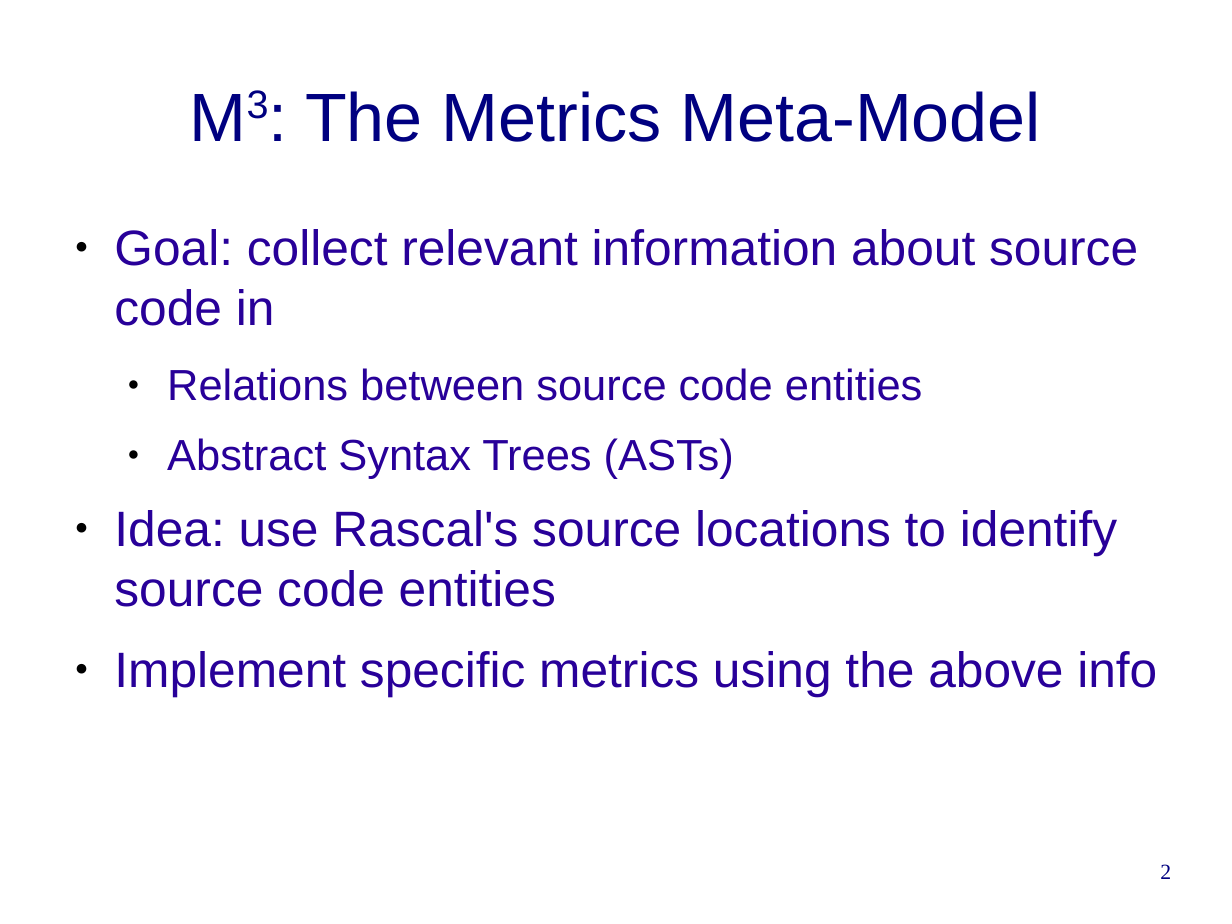
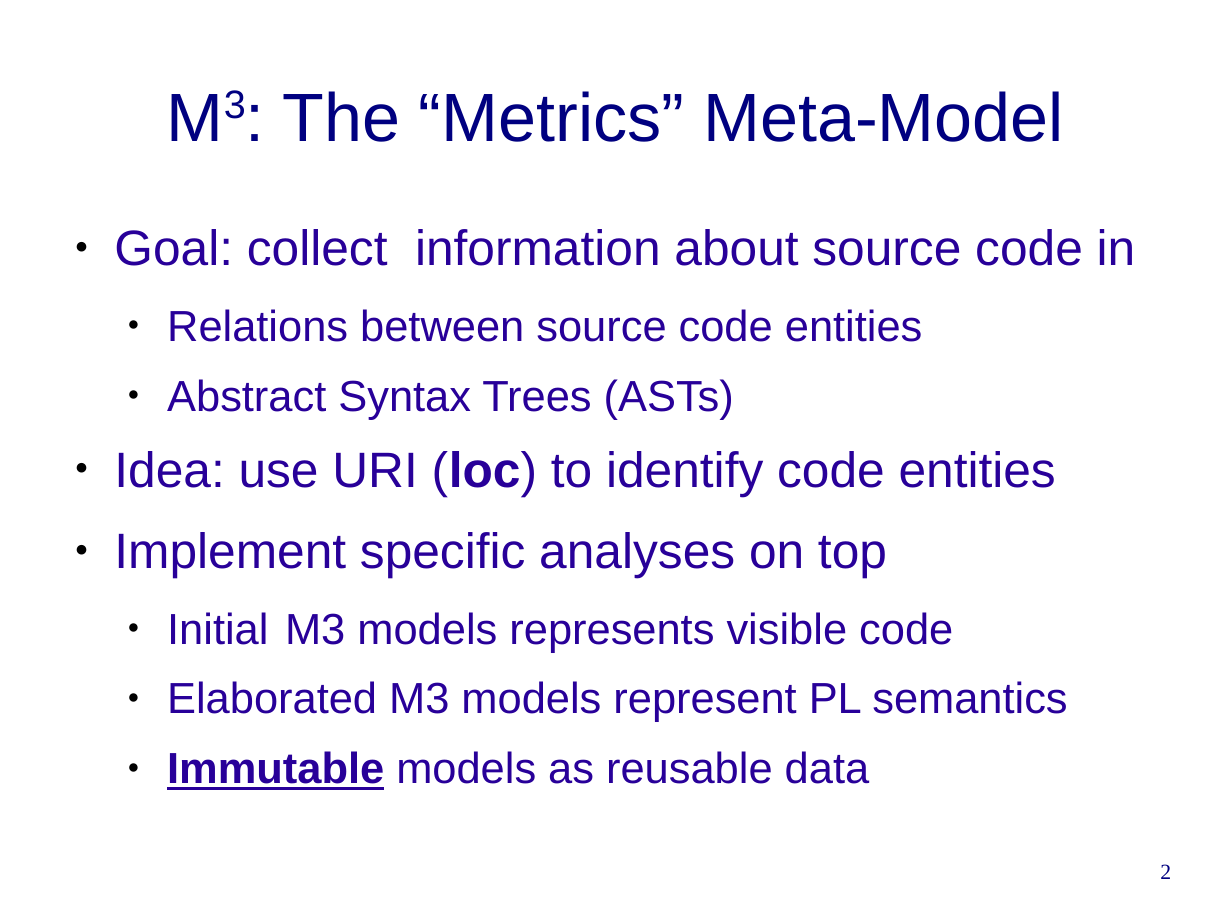
Before and after one commit to cwi-swat/rascal-course-pldi-2015, a slide deck: slide 2 of presentations/M3-overview.odp. Drawn at 1232x924 pixels with LibreOffice and Linux fonts; fonts in the diff are those of the drawing; background and template pictures are left out. Boxes give left, top, right and bottom in pixels: in the first picture for what was removed or moved away, otherwise in the second. Text is boxed around its words. In the diff, an @@ line names an element or a change of style, - is before the commit and + after.

Commit message:
slides

```diff
--- a/presentations/M3-overview.odp
+++ b/presentations/M3-overview.odp
@@ title at box(282, 91, 1063, 142): text changed @@
-M3: The Metrics Meta-Model
+M3: The “Metrics” Meta-Model
@@ text at box(114, 229, 1136, 266): text changed @@
-● Goal: collect relevant information about source code in
+● Goal: collect information about source code in
@@ text at box(114, 451, 1067, 790): text changed; size 32 to 28 pt @@
-● Idea: use Rascal's source locations to identify source code entities
-● Implement specific metrics using the above info
+● Idea: use URI (loc) to identify code entities
+● Implement specific analyses on top
+  ● Initial M3 models represents visible code
+  ● Elaborated M3 models represent PL semantics
+  ● Immutable models as reusable data
```
Also in this commit, not shown: 5 other slides changed, 2 slides added, 1 other file.
